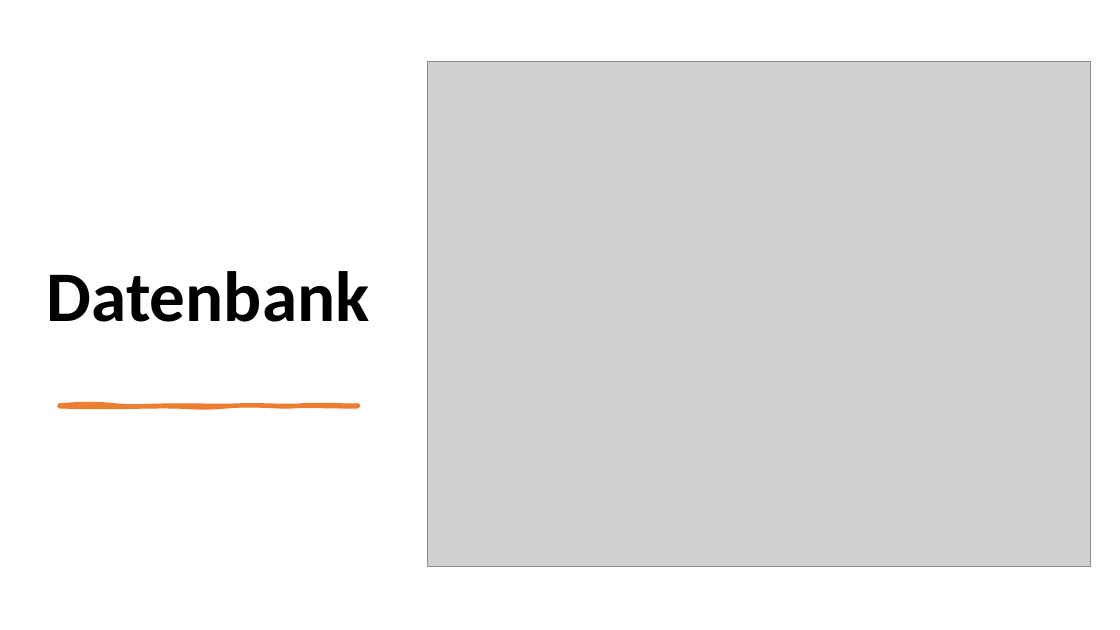
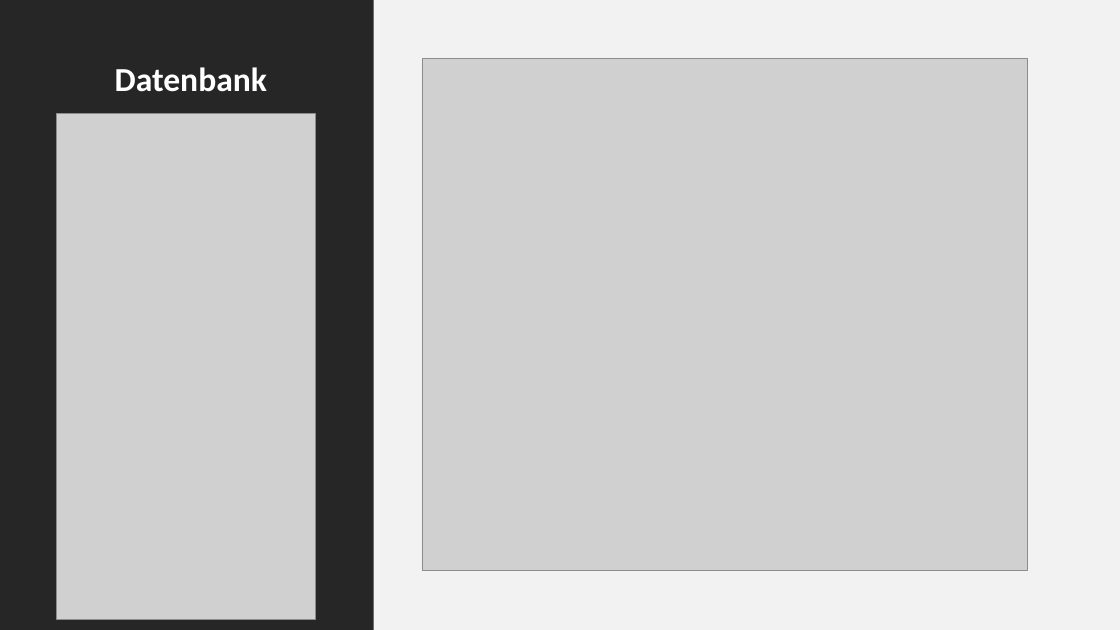
Before and after one commit to ab321/stayfit, a slide deck: slide 5 of powerpoint/stayfit.pptx. Drawn at 1120x630 pixels with LibreOffice and Linux fonts; fonts in the diff are those of the drawing; grey boxes stand for pictures. Boxes give left, top, right and bottom in pixels: in the first picture for what was removed or moved away, otherwise in the second. Text is boxed around its words. In the diff, an @@ line names an element or a change of style, - is before the commit and + after.

```diff
--- a/powerpoint/stayfit.pptx
+++ b/powerpoint/stayfit.pptx
@@ rectangle added at (x1=0, y1=0, x2=374, y2=630), fill #262626 @@
@@ rectangle added at (x1=344, y1=0, x2=1120, y2=630), fill #F2F2F2 @@
@@ title "Datenbank" moved from (x1=47, y1=271, x2=369, y2=322) to (x1=115, y1=67, x2=267, y2=92) @@
@@ title "Datenbank" at (x1=115, y1=67, x2=267, y2=92): size 61 to 28.8 pt, text colour #000000 to #FFFFFF; alignment centre to left; vertical alignment bottom to top @@
@@ picture resized from (x1=428, y1=61, x2=1091, y2=567) to (x1=423, y1=59, x2=1028, y2=571) @@
@@ picture added at (x1=56, y1=113, x2=316, y2=619) @@
@@ freeform shape removed at (x1=59, y1=405, x2=358, y2=407) @@
```
Also in this commit, not shown: 2 other slides changed, 13 other files.
